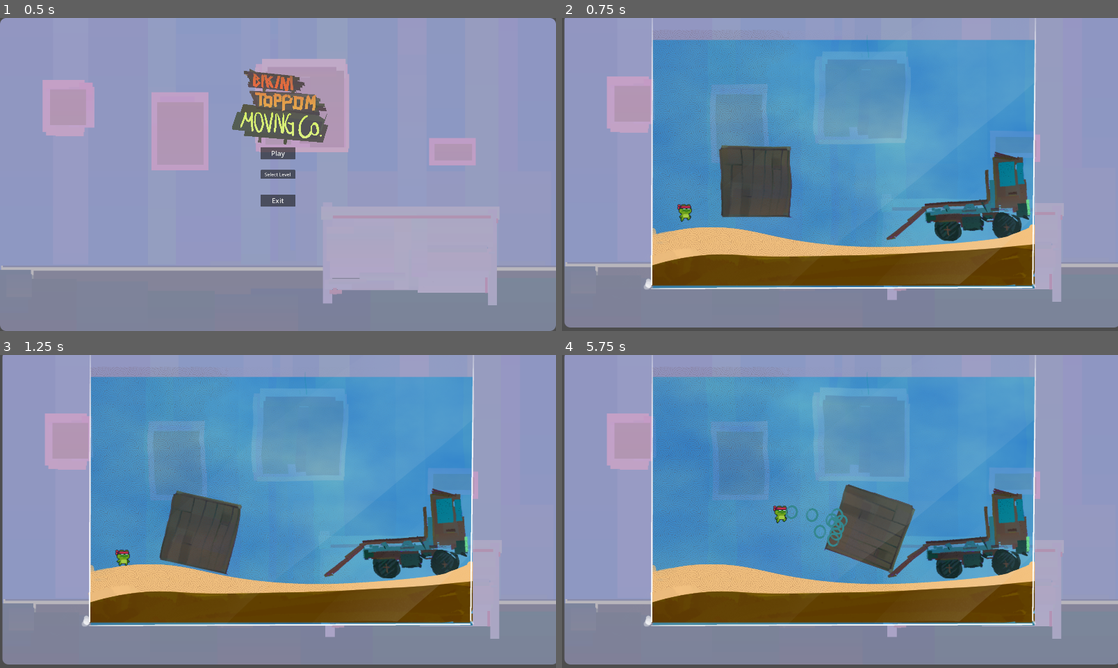
Above: before the commit, frames 1-4 (two rows, left to right).
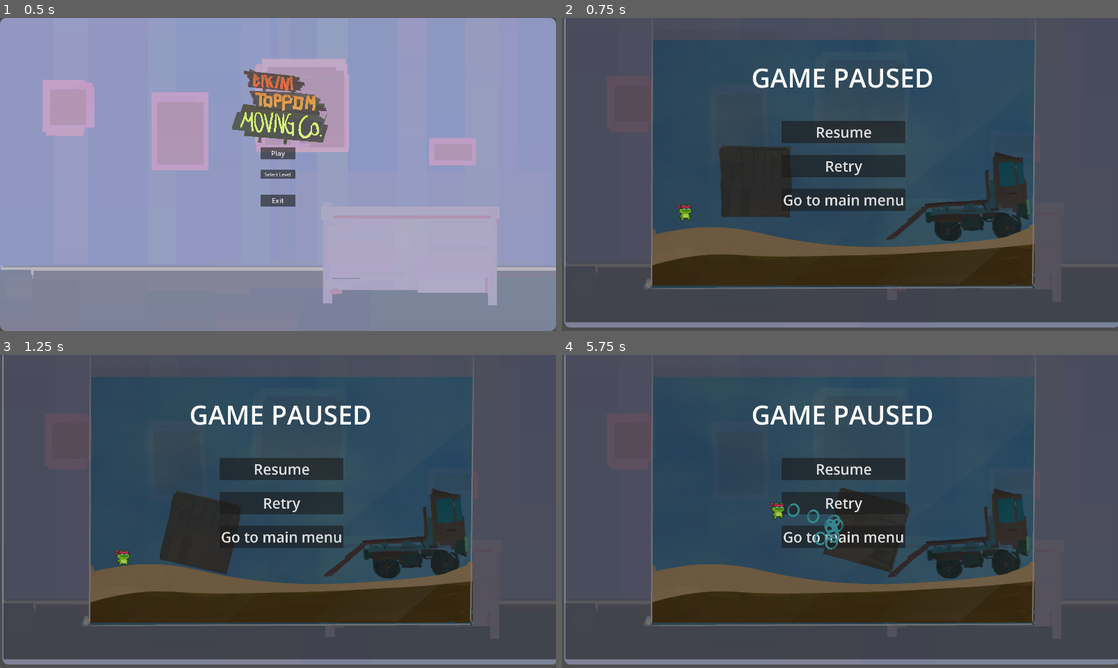
Above: after the commit, the same moments.

Repository: pR1smPrime/BikiniTop25
Game: Godot game, scene res://bikini_toppem_moving_service.tscn
Two runs of this game, one before a commit and one after it. Both use one fixed random seed, a clock stepped at 60 frames per second and the inputs below. The engine's default icon, where the game draws it, is replaced by a stand-in: a white triangle on a blue panel in a dark square.
Inputs (mouse positions are in pixels of both pictures, inside the frame that each line leads up to):
- Up to frame 1 (0.5 s): no input
- Up to frame 2 (0.75 s): click "Play" at 0.5 s
- Up to frame 3 (1.25 s): no input
- Up to frame 4 (5.75 s): click (845, 467) at 1.25 s, where only the run after the commit has a clickable "Resume"; move the mouse to (962, 495) at 2.02 s; press the mouse at (962, 495) at 2.03 s; hold D (right) 2.03-3.53 s; tap W (jump) at 2.27, 3.02, 4.52, 5.27 s; move the mouse to (728, 527) at 2.77 s; release the mouse at (728, 527) at 2.78 s; click (728, 527) at 2.85 s; move the mouse to (895, 442) at 3.52 s; press the mouse at (895, 442) at 3.53 s; hold A (left) 3.53-4.28 s; move the mouse to (812, 574) at 4.27 s; release the mouse at (812, 574) at 4.28 s; hold D (right) from 4.28 s (still down); click (812, 574) at 4.35 s; move the mouse to (1006, 558) at 5.02 s; press the mouse at (1006, 558) at 5.03 s; tap Escape (pause) at 5.65 s

Frame 1 is identical in both runs. In frame 2, 95% of the frame differs, in the area x 0-100%, y 0-98%; in frame 3, 95%; in frame 4, 96%.

Commit message:
pause in level 1 added

Diff:
--- a/bikini_toppem_moving_service.tscn
+++ b/bikini_toppem_moving_service.tscn
@@ -1,7 +1,6 @@
-[gd_scene load_steps=3 format=3 uid="uid://dpuohwofrk2kg"]
+[gd_scene load_steps=2 format=3 uid="uid://dpuohwofrk2kg"]
 
 [ext_resource type="PackedScene" uid="uid://btlnrnt8tpns1" path="res://scenes/mainmenue/main_menu.tscn" id="1_esof6"]
-[ext_resource type="Script" path="res://scenes/pausemenue/pause_menu.gd" id="2_uipi5"]
 
 [node name="BikiniToppemMovingService" type="Node"]
 
@@ -10,68 +9,3 @@
 [node name="Menu" type="CanvasLayer" parent="."]
 
 [node name="Main_Menu" parent="Menu" instance=ExtResource("1_esof6")]
-
-[node name="Pause_Menu" type="Node" parent="Menu"]
-process_mode = 3
-script = ExtResource("2_uipi5")
-
-[node name="PausePanel" type="Panel" parent="Menu/Pause_Menu"]
-visible = false
-anchors_preset = 15
-anchor_right = 1.0
-anchor_bottom = 1.0
-grow_horizontal = 2
-grow_vertical = 2
-
-[node name="PauseText" type="Label" parent="Menu/Pause_Menu/PausePanel"]
-layout_mode = 1
-anchors_preset = 8
-anchor_left = 0.5
-anchor_top = 0.5
-anchor_right = 0.5
-anchor_bottom = 0.5
-offset_left = -427.0
-offset_top = -367.0
-offset_right = 421.0
-offset_bottom = -11.0
-grow_horizontal = 2
-grow_vertical = 2
-theme_override_font_sizes/font_size = 90
-text = "GAME PAUSED"
-horizontal_alignment = 1
-
-[node name="VBoxContainer" type="VBoxContainer" parent="Menu/Pause_Menu/PausePanel"]
-process_mode = 3
-layout_mode = 1
-anchors_preset = 8
-anchor_left = 0.5
-anchor_top = 0.5
-anchor_right = 0.5
-anchor_bottom = 0.5
-offset_left = -182.0
-offset_top = -127.5
-offset_right = 182.0
-offset_bottom = 127.5
-grow_horizontal = 2
-grow_vertical = 2
-theme_override_constants/separation = 40
-
-[node name="Resume" type="Button" parent="Menu/Pause_Menu/PausePanel/VBoxContainer"]
-layout_mode = 2
-theme_override_font_sizes/font_size = 50
-text = "Resume"
-
-[node name="Retry" type="Button" parent="Menu/Pause_Menu/PausePanel/VBoxContainer"]
-layout_mode = 2
-theme_override_font_sizes/font_size = 50
-text = "Retry"
-
-[node name="Exit" type="Button" parent="Menu/Pause_Menu/PausePanel/VBoxContainer"]
-layout_mode = 2
-theme_override_font_sizes/font_size = 50
-text = "Go to main menu
-"
-
-[connection signal="pressed" from="Menu/Pause_Menu/PausePanel/VBoxContainer/Resume" to="Menu/Pause_Menu" method="_on_resume_pressed"]
-[connection signal="pressed" from="Menu/Pause_Menu/PausePanel/VBoxContainer/Retry" to="Menu/Pause_Menu" method="_on_retry_pressed"]
-[connection signal="pressed" from="Menu/Pause_Menu/PausePanel/VBoxContainer/Exit" to="Menu/Pause_Menu" method="_on_exit_pressed"]
--- a/scenes/levels/level1.tscn
+++ b/scenes/levels/level1.tscn
@@ -4,9 +4,9 @@
 [ext_resource type="PackedScene" uid="uid://hph0vdl7puii" path="res://scenes/player/player.tscn" id="3_anpl5"]
 [ext_resource type="PackedScene" uid="uid://wio4kqqfaasv" path="res://scenes/movable/movable.tscn" id="5_hip1h"]
 [ext_resource type="Script" path="res://scenes/movable/movable.gd" id="6_n7tj6"]
-[ext_resource type="PackedScene" uid="uid://cibr5e7jyyld6" path="res://assets/art/spritesAquarium/waves.tscn" id="7_2e5qh"]
-[ext_resource type="PackedScene" uid="uid://21vivdhncimr" path="res://assets/objects/statics/static_algae_1.tscn" id="7_d5j2w"]
-[ext_resource type="PackedScene" uid="uid://bofqt6oyryhyo" path="res://assets/objects/statics/target_truck.tscn" id="8_b5tf8"]
+[ext_resource type="PackedScene" path="res://assets/art/spritesAquarium/waves.tscn" id="7_2e5qh"]
+[ext_resource type="PackedScene" uid="uid://d2xyedecm45dw" path="res://scenes/pausemenue/pause_menu.tscn" id="7_bwdnh"]
+[ext_resource type="PackedScene" path="res://assets/objects/statics/target_truck.tscn" id="8_b5tf8"]
 
 [node name="Level1" type="Node2D"]
 
@@ -25,11 +25,23 @@
 collision_mask = 3
 script = ExtResource("6_n7tj6")
 
-[node name="algae1" parent="." instance=ExtResource("7_d5j2w")]
+[node name="algae1" parent="."]
+_import_path = NodePath("")
+unique_name_in_owner = false
+process_mode = 0
+process_priority = 0
+process_physics_priority = 0
+process_thread_group = 0
+physics_interpolation_mode = 0
+auto_translate_mode = 0
+editor_description = ""
 position = Vector2(980, -339)
 scale = Vector2(0.15, 0.15)
+script = null
 
 [node name="TargetTruck" parent="." instance=ExtResource("8_b5tf8")]
 position = Vector2(1378, -438)
 
 [node name="waves" parent="." instance=ExtResource("7_2e5qh")]
+
+[node name="Pause_Menu" parent="." instance=ExtResource("7_bwdnh")]
--- a/scenes/levels/level2.tscn
+++ b/scenes/levels/level2.tscn
@@ -4,11 +4,11 @@
 [ext_resource type="PackedScene" uid="uid://hph0vdl7puii" path="res://scenes/player/player.tscn" id="2_edvee"]
 [ext_resource type="PackedScene" uid="uid://wio4kqqfaasv" path="res://scenes/movable/movable.tscn" id="3_uadwk"]
 [ext_resource type="Script" path="res://scenes/movable/movable.gd" id="4_jfwhh"]
-[ext_resource type="PackedScene" uid="uid://21vivdhncimr" path="res://assets/objects/statics/static_algae_1.tscn" id="5_al51t"]
-[ext_resource type="PackedScene" uid="uid://bofqt6oyryhyo" path="res://assets/objects/statics/target_truck.tscn" id="6_hvh3e"]
-[ext_resource type="PackedScene" uid="uid://cibr5e7jyyld6" path="res://assets/art/spritesAquarium/waves.tscn" id="7_0uyk1"]
+[ext_resource type="PackedScene" path="res://assets/objects/statics/target_truck.tscn" id="6_hvh3e"]
+[ext_resource type="PackedScene" path="res://assets/art/spritesAquarium/waves.tscn" id="7_0uyk1"]
 [ext_resource type="PackedScene" uid="uid://cf618ai8wa2sn" path="res://assets/objects/statics/static_skull.tscn" id="7_o6xxm"]
 [ext_resource type="PackedScene" uid="uid://b1k68xp6vdvd3" path="res://assets/objects/statics/static_column.tscn" id="8_r7dsu"]
+[ext_resource type="PackedScene" uid="uid://d2xyedecm45dw" path="res://scenes/pausemenue/pause_menu.tscn" id="9_i2ew8"]
 
 [node name="Level1" type="Node2D"]
 
@@ -41,6 +41,18 @@
 [node name="StaticColumn" parent="." instance=ExtResource("8_r7dsu")]
 position = Vector2(1232, -548)
 
-[node name="StaticAlgae1" parent="." instance=ExtResource("5_al51t")]
+[node name="StaticAlgae1" parent="."]
+_import_path = NodePath("")
+unique_name_in_owner = false
+process_mode = 0
+process_priority = 0
+process_physics_priority = 0
+process_thread_group = 0
+physics_interpolation_mode = 0
+auto_translate_mode = 0
+editor_description = ""
 position = Vector2(485, -377)
 scale = Vector2(0.15, 0.15)
+script = null
+
+[node name="Pause_Menu" parent="." instance=ExtResource("9_i2ew8")]
--- /dev/null
+++ b/scenes/pausemenue/pause_menu.tscn
@@ -0,0 +1,71 @@
+[gd_scene load_steps=2 format=3 uid="uid://d2xyedecm45dw"]
+
+[ext_resource type="Script" path="res://scenes/pausemenue/pause_menu.gd" id="1_h7r06"]
+
+[node name="Pause_Menu" type="Node"]
+process_mode = 3
+script = ExtResource("1_h7r06")
+
+[node name="PausePanel" type="Panel" parent="."]
+anchors_preset = 15
+anchor_right = 1.0
+anchor_bottom = 1.0
+offset_left = 4.0
+offset_top = -1094.0
+offset_right = 4.0
+offset_bottom = -1094.0
+grow_horizontal = 2
+grow_vertical = 2
+
+[node name="PauseText" type="Label" parent="PausePanel"]
+layout_mode = 1
+anchors_preset = 8
+anchor_left = 0.5
+anchor_top = 0.5
+anchor_right = 0.5
+anchor_bottom = 0.5
+offset_left = -427.0
+offset_top = -367.0
+offset_right = 421.0
+offset_bottom = -11.0
+grow_horizontal = 2
+grow_vertical = 2
+theme_override_font_sizes/font_size = 90
+text = "GAME PAUSED"
+horizontal_alignment = 1
+
+[node name="VBoxContainer" type="VBoxContainer" parent="PausePanel"]
+process_mode = 3
+layout_mode = 1
+anchors_preset = 8
+anchor_left = 0.5
+anchor_top = 0.5
+anchor_right = 0.5
+anchor_bottom = 0.5
+offset_left = -182.0
+offset_top = -127.5
+offset_right = 182.0
+offset_bottom = 127.5
+grow_horizontal = 2
+grow_vertical = 2
+theme_override_constants/separation = 40
+
+[node name="Resume" type="Button" parent="PausePanel/VBoxContainer"]
+layout_mode = 2
+theme_override_font_sizes/font_size = 50
+text = "Resume"
+
+[node name="Retry" type="Button" parent="PausePanel/VBoxContainer"]
+layout_mode = 2
+theme_override_font_sizes/font_size = 50
+text = "Retry"
+
+[node name="Exit" type="Button" parent="PausePanel/VBoxContainer"]
+layout_mode = 2
+theme_override_font_sizes/font_size = 50
+text = "Go to main menu
+"
+
+[connection signal="pressed" from="PausePanel/VBoxContainer/Resume" to="." method="_on_resume_pressed"]
+[connection signal="pressed" from="PausePanel/VBoxContainer/Retry" to="." method="_on_retry_pressed"]
+[connection signal="pressed" from="PausePanel/VBoxContainer/Exit" to="." method="_on_exit_pressed"]
